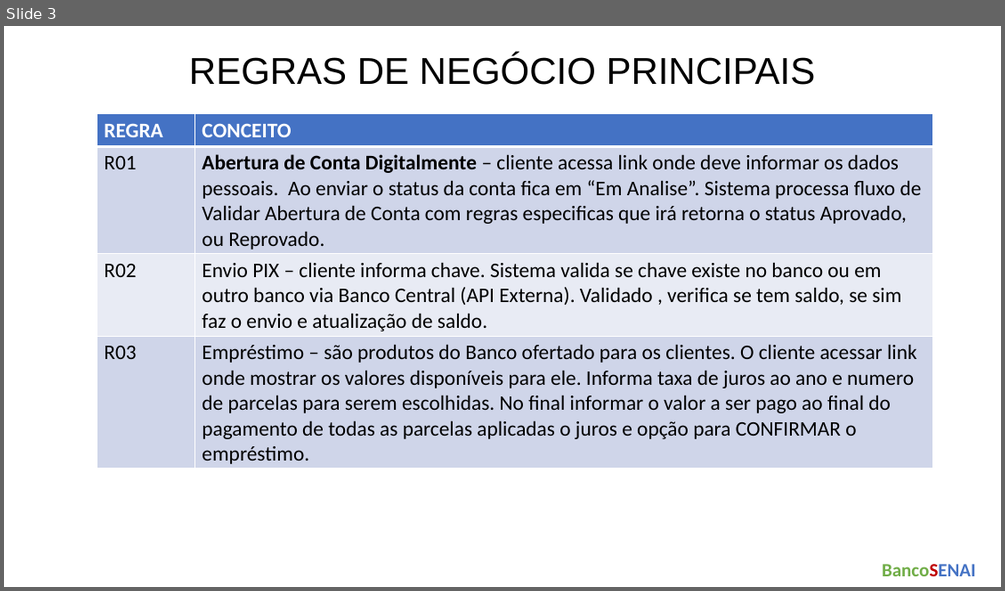
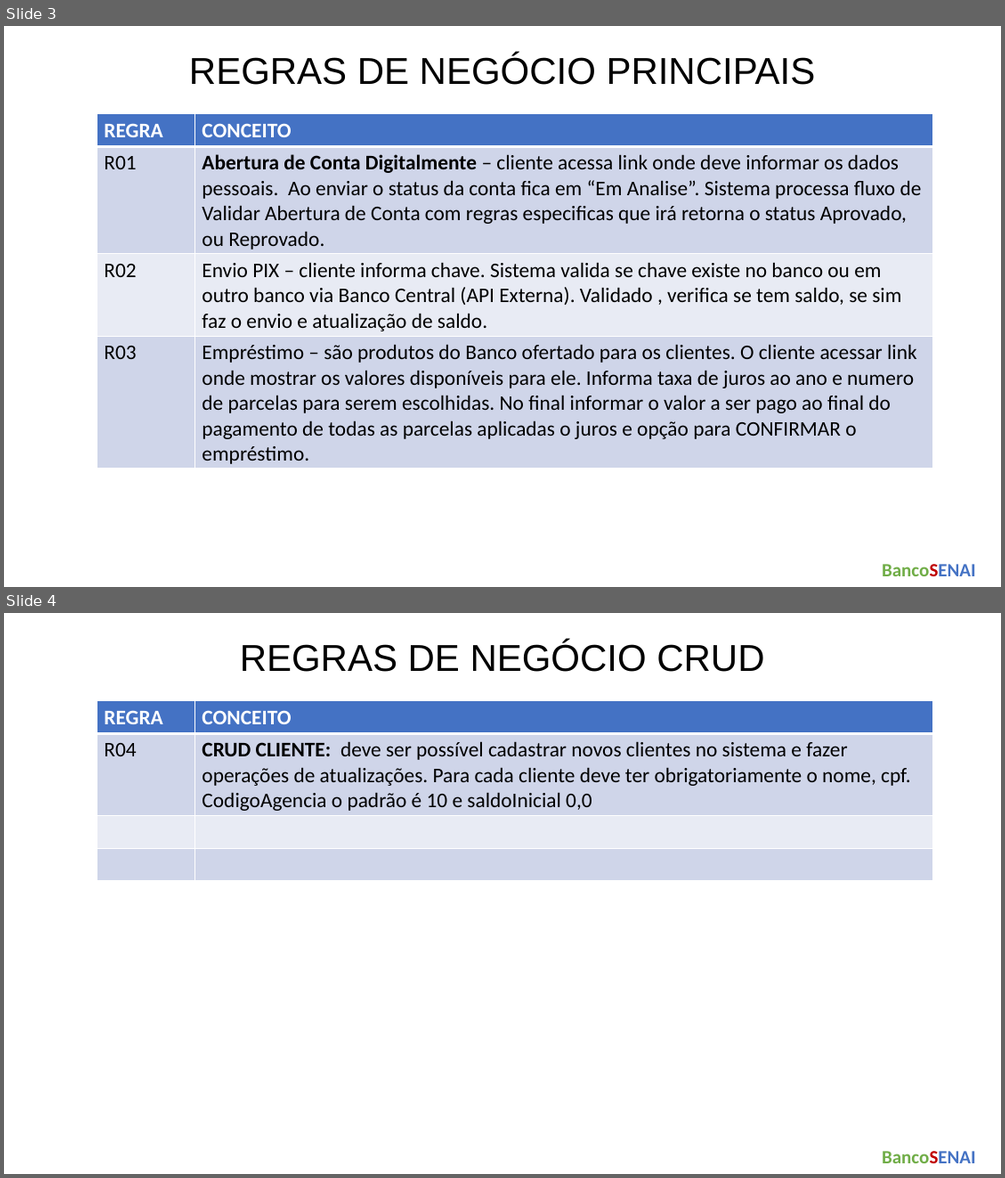
Before and after one commit to cauadrocha-dot/bancosenai, a slide deck: Documentacao/ArquiteturaProjeto.pptx. Shown one above the other, each under a label of ours: slide 3 before the commit, slides 3 and 4 after it. The pictures are 1005x591 and 1005x1178 pixels, drawn with LibreOffice and Linux fonts; fonts in the diff are those of the drawing. Boxes give left, top, right and bottom in pixels: in the first picture for what was removed or moved away, otherwise in the second. Text is boxed around its words. In the diff, an @@ line names an element or a change of style, - is before the commit and + after.

Commit message:
Doc atualização Power Point

```diff
--- a/Documentacao/ArquiteturaProjeto.pptx
+++ b/Documentacao/ArquiteturaProjeto.pptx
@@ slide 4 added at bbox=[4, 613, 1001, 1174], background #FFFFFF @@
@@ title added at bbox=[240, 641, 764, 672], 36 pt, text #000000 @@
+REGRAS DE NEGÓCIO CRUD
@@ table added at bbox=[97, 701, 933, 881], 4 rows, 2 columns @@
+REGRA | CONCEITO
+R04 | CRUD CLIENTE: deve ser possível cadastrar novos clientes no sistema e fazer operações de atualizações. Para cada cliente deve ter obrigatoriamente o nome, cpf. CodigoAgencia o padrão é 10 e saldoInicial 0,0
+ | 
+ | 
@@ text added at bbox=[882, 1151, 976, 1163], 18 pt, text #70AD47, bold @@
+BancoSENAI
```
